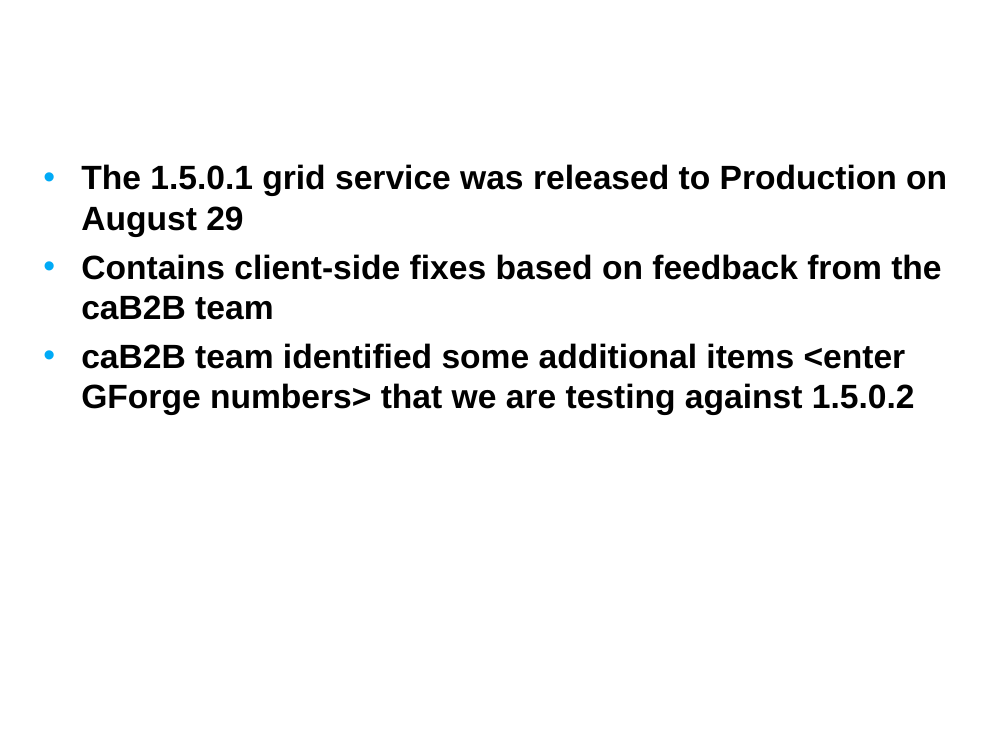
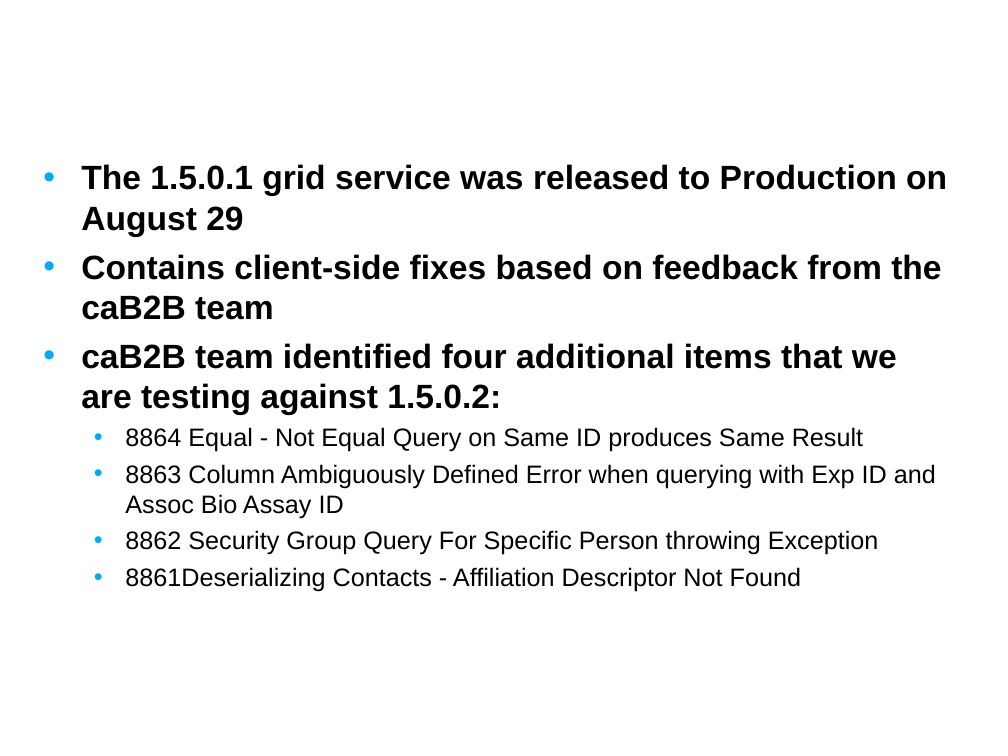
Before and after one commit to NCIP/caarray-docs, a slide deck: slide 4 of project_management/open_meetings/caArray User Community Meeting Sept 12.ppt. Drawn at 1008x756 pixels with LibreOffice and Linux fonts; fonts in the diff are those of the drawing; background and template pictures are left out. Boxes give left, top, right and bottom in pixels: in the first picture for what was removed or moved away, otherwise in the second. Text is boxed around its words. In the diff, an @@ line names an element or a change of style, - is before the commit and + after.

```diff
--- a/project_management/open_meetings/caArray User Community Meeting Sept 12.ppt
+++ b/project_management/open_meetings/caArray User Community Meeting Sept 12.ppt
@@ text at [81, 343, 936, 592]: text changed; size 24 to 18 pt; bold off @@
-• caB2B team identified some additional items <enter GForge numbers> that we are testing against 1.5.0.2
+• caB2B team identified four additional items that we are testing against 1.5.0.2:
+  • 8864 Equal - Not Equal Query on Same ID produces Same Result
+  • 8863 Column Ambiguously Defined Error when querying with Exp ID and Assoc Bio Assay ID
+  • 8862 Security Group Query For Specific Person throwing Exception
+  • 8861Deserializing Contacts - Affiliation Descriptor Not Found
```
Also in this commit, not shown: 5 other slides changed, 3 slides added.
